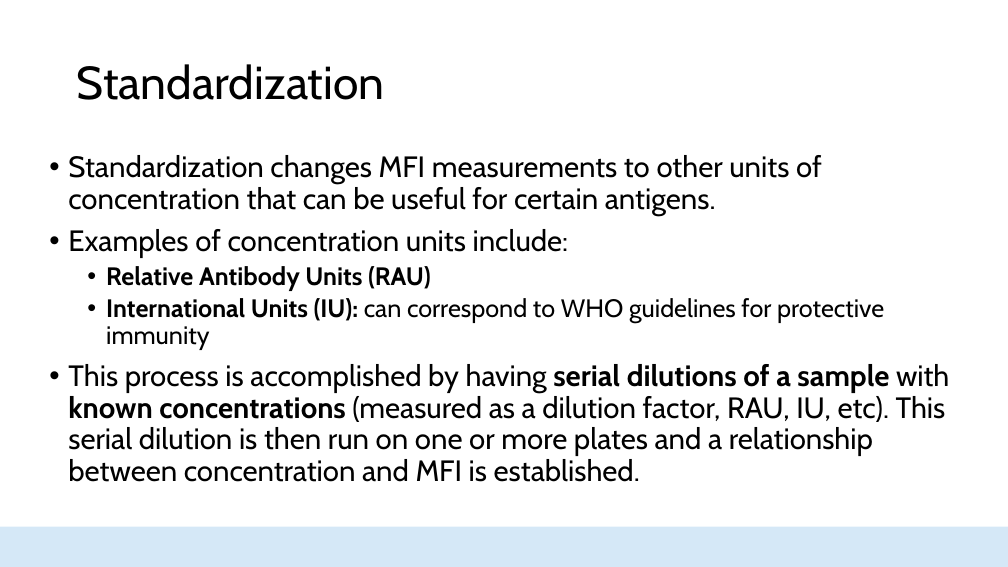
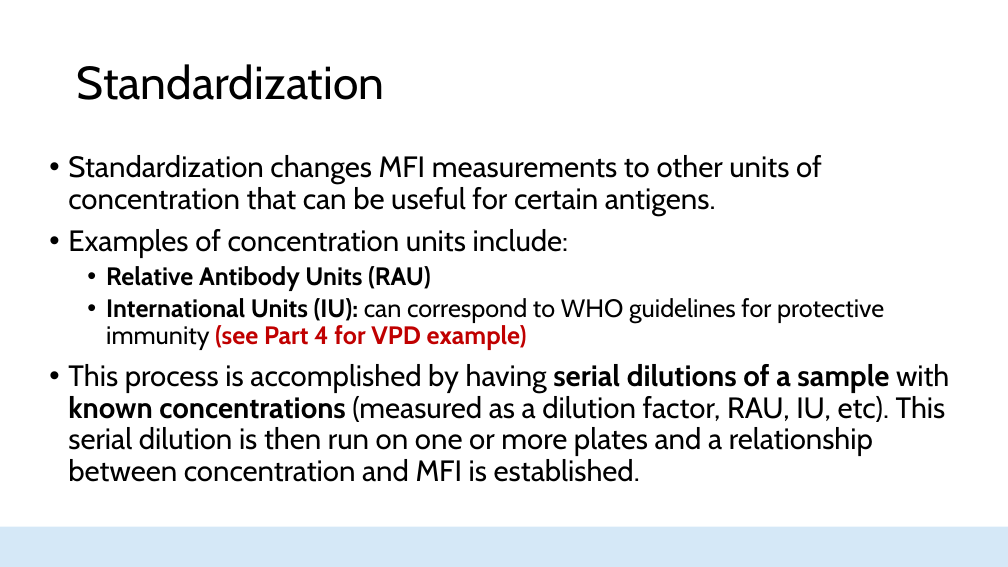
Before and after one commit to HopkinsIDD/seroanalytics_workshop, a slide deck: slide 20 of Part 3/Lecture 3.pptx. Drawn at 1008x567 pixels with LibreOffice and Linux fonts; fonts in the diff are those of the drawing; background and template pictures are left out. Boxes give left, top, right and bottom in pixels: in the first picture for what was removed or moved away, otherwise in the second. Text is boxed around its words. In the diff, an @@ line names an element or a change of style, - is before the commit and + after.

```diff
--- a/Part 3/Lecture 3.pptx
+++ b/Part 3/Lecture 3.pptx
@@ text at (106,298,884,350): text changed @@
-  • International Units (IU): can correspond to WHO guidelines for protective immunity
+  • International Units (IU): can correspond to WHO guidelines for protective immunity (see Part 4 for VPD example)
```
Also in this commit, not shown: 1 other slide changed, 5 other files.
